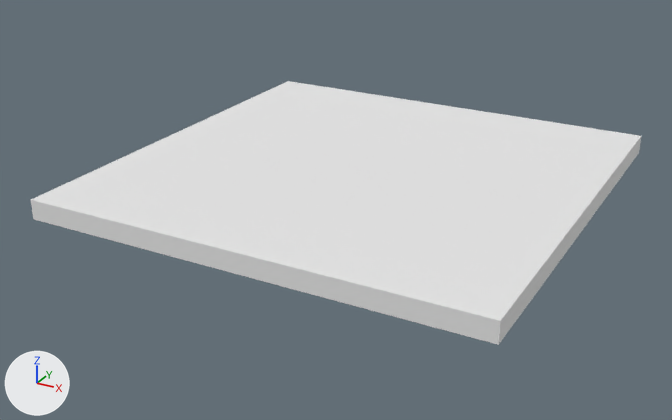
An edit to the OBJ model Assets/VoxelModels/Tile/Tile.obj, drawn before and after from the same camera.
One viewpoint serves both versions: a camera (50 mm lens) standing at (2.08, -3.93, 1.8) and looking at (-0.02, -0.1, -0.11). The lights are fixed; the arrows at lower left show +X, +Y and +Z. Where no turn or scale is listed for an object, it has been applied to the vertices. Vertices at the same position are counted once.

Script lines for the objects in view, before the commit:
```python
me_untitled = bpy.data.meshes.new('Untitled')
me_untitled.from_pydata(...)  # 92 vertices, 180 faces; spans x -1.1..1.2, y -1.1..1.2, z 0.0..0.1
me_untitled.materials.append(mat_palette)  # white #e7e7e7
ob_untitled = bpy.data.objects.new('Untitled', me_untitled)
ob_untitled.location = (0.0, 0.0, 0.0)
```
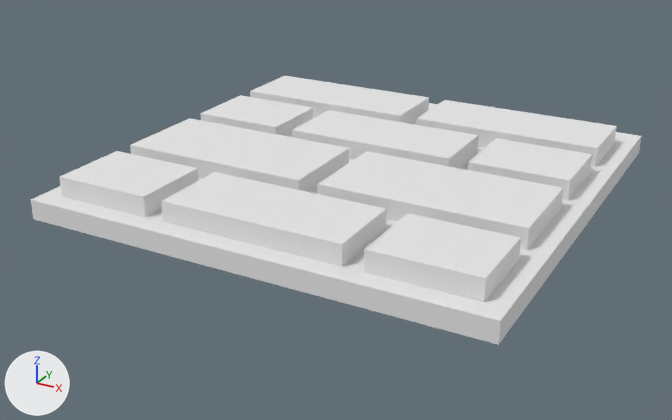
Location of each change, [x1, y1, x2, y2] in pixels of the pictures (672 x 420 px):
```json
{"object": "Untitled", "change": "reshaped", "before": [31, 81, 641, 345], "after": [31, 76, 641, 345]}
{"part": 1, "of": "me_untitled", "change": "built on", "before": [62, 93, 614, 302], "after": [59, 76, 617, 302]}
```

Scene script edits in JSON lines:
```json
{"block": "me_untitled", "where": "# used by ob_untitled; location = (0.0, 0.0, 0.0)"}
{"op": "remove", "block": "me_untitled", "code": "me_untitled.from_pydata(...)  # 92 vertices, 180 faces; spans x -1.1..1.2, y -1.1..1.2, z 0.0..0.1"}
{"op": "add", "block": "me_untitled", "code": "me_untitled.from_pydata(...)  # 132 vertices, 260 faces; spans x -1.1..1.2, y -1.1..1.2, z 0.0..0.2"}
{"block": "me_untitled", "change": "me_untitled part 1"}
{"block": "me_untitled", "change": "20 faces are deleted"}
{"block": "me_untitled", "change": "40 new vertices lie (0.0, 0.0, 0.1) away from vertices in x -1.0..1.1, y -1.0..1.0, z 0.1"}
{"block": "me_untitled", "change": "100 new faces join them"}
```
